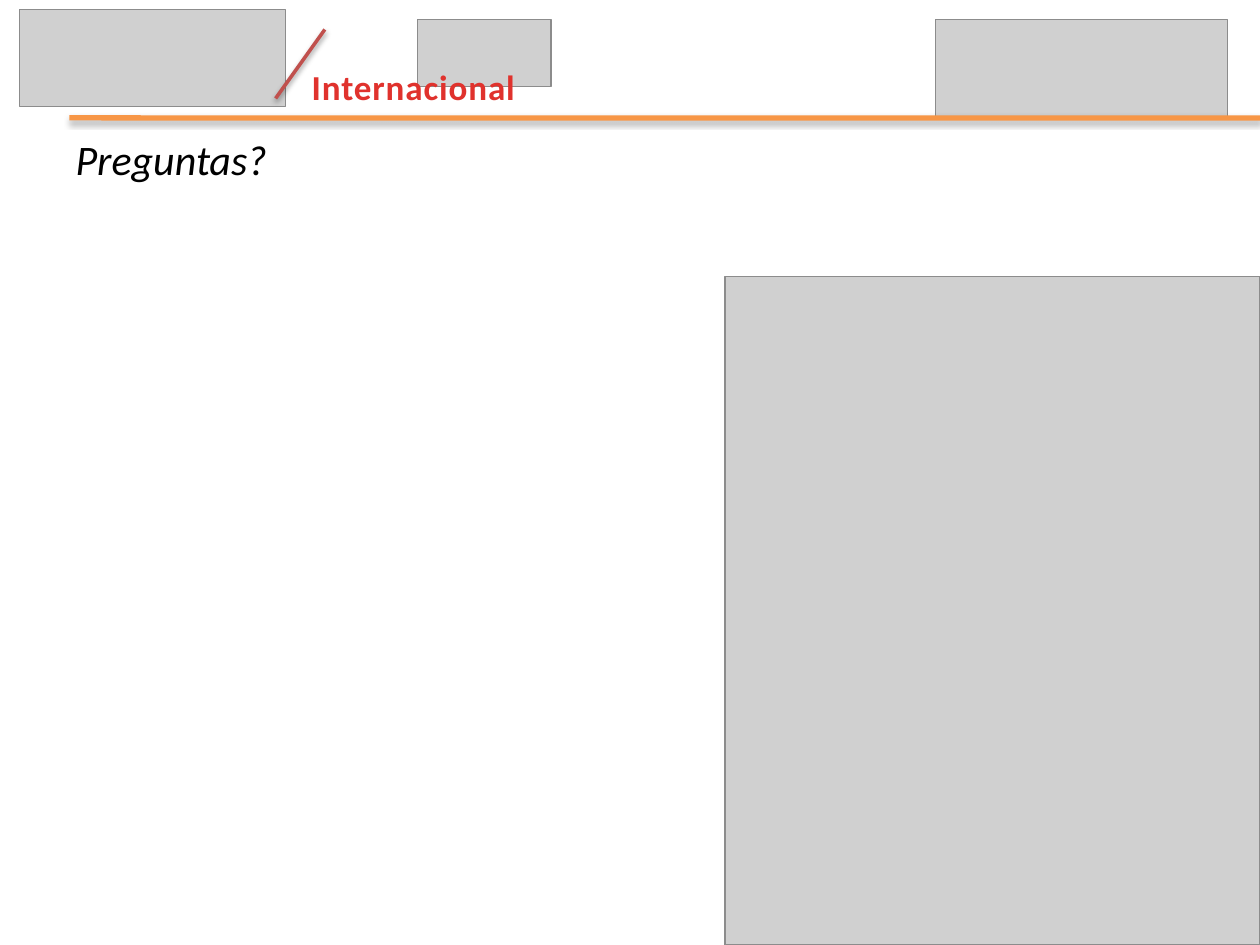
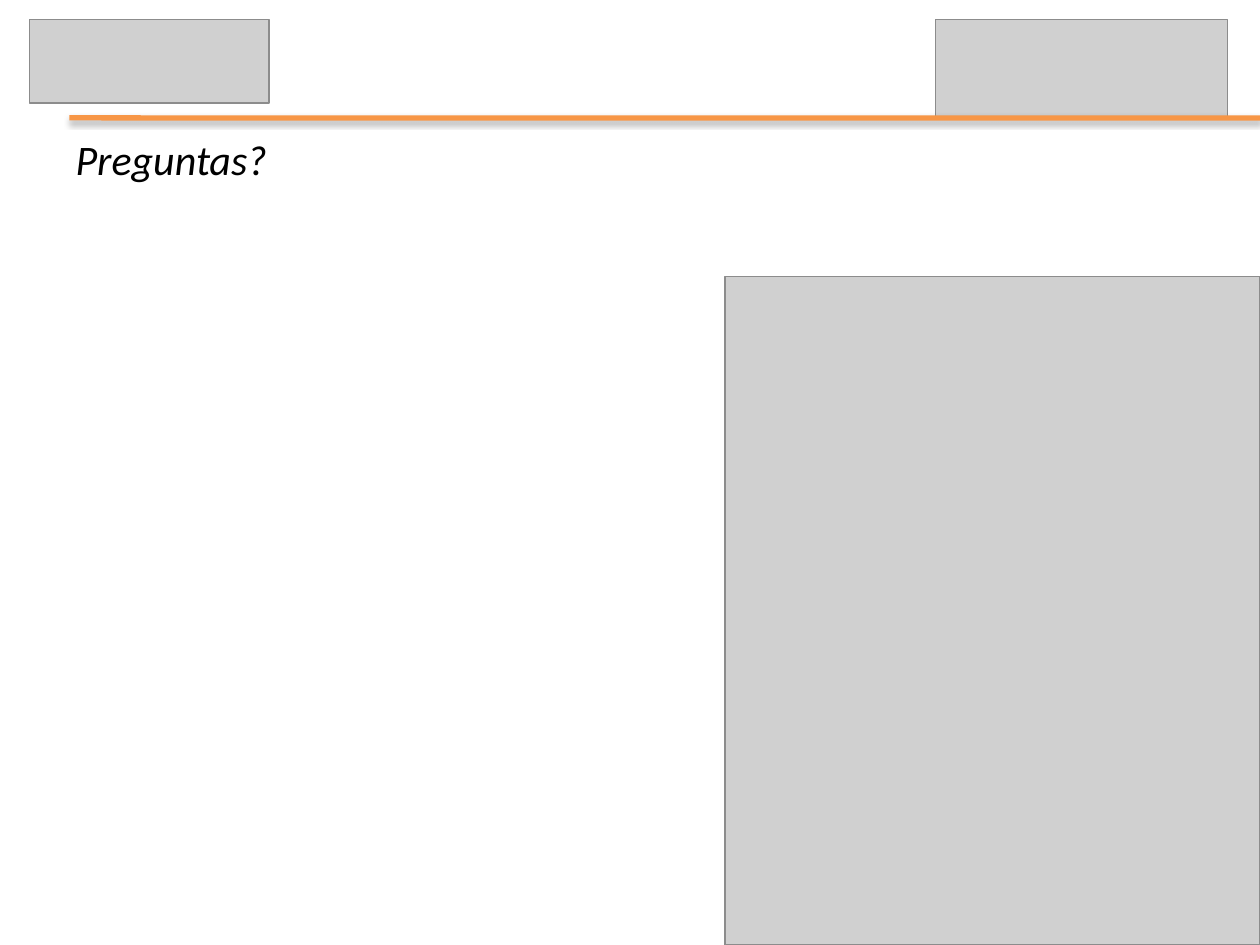
Before and after one commit to leseroth/ingenium-managment, a slide deck: slide 16 of CSOF5104 Mejoramiento de Procesos de SW/PresentacionFinal/1130PresentacionFinal.pptx (slide 23 before the commit). Drawn at 1260x945 pixels with LibreOffice and Linux fonts; fonts in the diff are those of the drawing; grey boxes stand for pictures. Boxes give left, top, right and bottom in pixels: in the first picture for what was removed or moved away, otherwise in the second. Text is boxed around its words. In the diff, an @@ line names an element or a change of style, - is before the commit and + after.

```diff
--- a/CSOF5104 Mejoramiento de Procesos de SW/PresentacionFinal/1130PresentacionFinal.pptx
+++ b/CSOF5104 Mejoramiento de Procesos de SW/PresentacionFinal/1130PresentacionFinal.pptx
@@ picture: place and size @@
-picture at (20, 10, 286, 107)
+picture at (29, 20, 268, 103)
@@ line removed from (276, 98) to (325, 29) @@
@@ picture removed at (418, 20, 552, 87) @@
@@ text removed at (312, 71, 515, 101) @@
-Internacional
```
Also in this commit, not shown: 1 other slide changed, 12 slides added, 19 slides removed, 1 other file.
